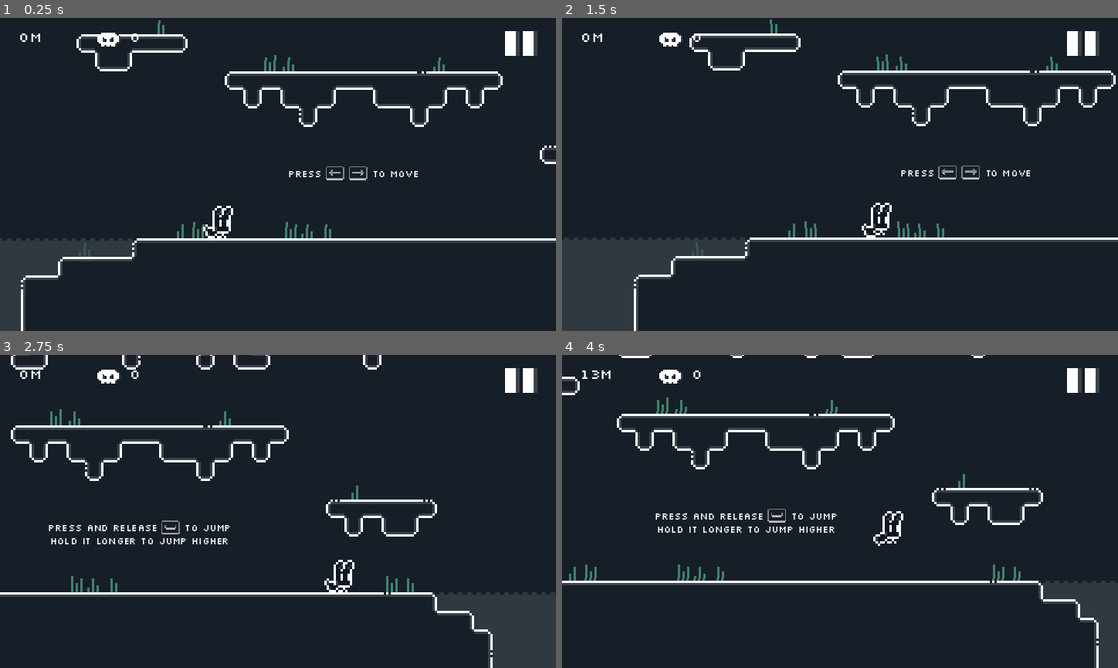
Above: before the commit, frames 1-4 (two rows, left to right).
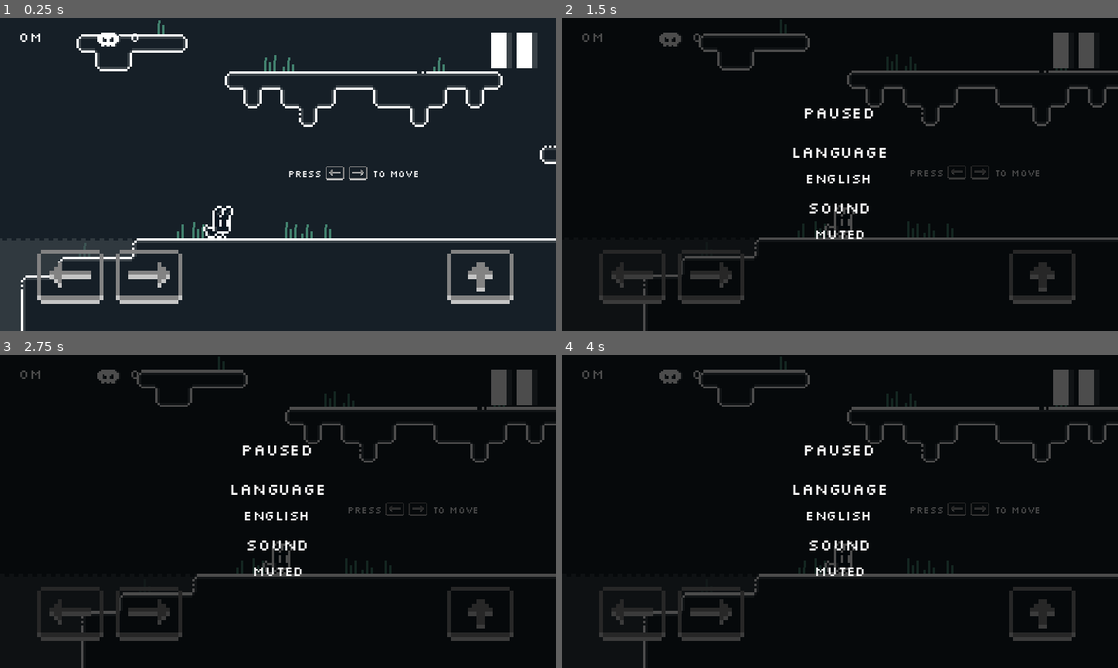
Above: after the commit, the same moments.

Repository: adityarahmanda/RabvantureGodot
Game: Godot game, scene res://Scenes/Game.tscn
The game is run twice, just before and just after one commit, with the same random seed, the same clock (stepped at 60 frames per second) and the same inputs.
Inputs (mouse positions are in pixels of both pictures, inside the frame that each line leads up to; where the layout moved, square brackets give the same spot in the first picture):
- Up to frame 1 (0.25 s): no input
- Up to frame 2 (1.5 s): click (1073, 49) [1084, 43] at 0.5 s; hold Right (ui_right) from 1.28 s (still down)
- Up to frame 3 (2.75 s): keep holding Right (ui_right); tap Space (ui_select) at 1.52, 2.27 s
- Up to frame 4 (4 s): release Right (ui_right) at 2.78 s; hold Left (ui_left) 2.78-3.53 s; hold Right (ui_right) from 3.53 s (still down); tap Space (ui_select) at 3.77 s

The runs differ from the first frame. In frame 1, 3.4% of the frame differs, in the area x 6-97%, y 4-92%; in frame 2, 96%, in the area x 0-100%, y 0-100%; in frame 3, 91%; in frame 4, 91%.

Commit message:
implement pause system

Diff:
--- a/Components/UI/MainCanvas.tscn
+++ b/Components/UI/MainCanvas.tscn
@@ -1,10 +1,28 @@
-[gd_scene load_steps=6 format=3 uid="uid://do70gvk84lf4u"]
+[gd_scene load_steps=12 format=3 uid="uid://do70gvk84lf4u"]
 
 [ext_resource type="Script" path="res://Scripts/_Core/GameUI.gd" id="1_8jltk"]
 [ext_resource type="Script" path="res://addons/safe_area_rect/safe_area_rect.gd" id="2_clctp"]
 [ext_resource type="Texture2D" uid="uid://ck25jqs26eslb" path="res://Sprites/Death_Icon.png" id="2_yaxwb"]
 [ext_resource type="Texture2D" uid="uid://dmx047q2aay1r" path="res://Sprites/Pause_Icon.png" id="3_af4s3"]
 [ext_resource type="PackedScene" uid="uid://uc1b4mri88y4" path="res://Components/UI/GameUIInput.tscn" id="4_wb8iq"]
+
+[sub_resource type="StyleBoxFlat" id="StyleBoxFlat_5g6l8"]
+bg_color = Color(0, 0, 0, 0.701961)
+
+[sub_resource type="LabelSettings" id="LabelSettings_60pf0"]
+font_size = 7
+
+[sub_resource type="LabelSettings" id="LabelSettings_dlk3k"]
+font_size = 7
+
+[sub_resource type="LabelSettings" id="LabelSettings_o5bk2"]
+font_size = 6
+
+[sub_resource type="LabelSettings" id="LabelSettings_jje6v"]
+font_size = 7
+
+[sub_resource type="LabelSettings" id="LabelSettings_2bw15"]
+font_size = 6
 
 [node name="MainCanvas" type="CanvasLayer"]
 script = ExtResource("1_8jltk")
@@ -18,6 +36,9 @@
 grow_vertical = 2
 size_flags_horizontal = 3
 script = ExtResource("2_clctp")
+
+[node name="GameUIInput" parent="SafeAreaRect" instance=ExtResource("4_wb8iq")]
+layout_mode = 1
 
 [node name="LeftTopContainer" type="HBoxContainer" parent="SafeAreaRect"]
 custom_minimum_size = Vector2(0, 8)
@@ -80,10 +101,99 @@
 
 [node name="PauseButton" type="TextureButton" parent="SafeAreaRect/RightTopContainer"]
 unique_name_in_owner = true
-custom_minimum_size = Vector2(14, 14)
+custom_minimum_size = Vector2(20, 20)
 layout_mode = 2
 texture_normal = ExtResource("3_af4s3")
-stretch_mode = 5
+stretch_mode = 4
 
-[node name="GameUIInput" parent="SafeAreaRect" instance=ExtResource("4_wb8iq")]
+[node name="PausePanel" type="Panel" parent="."]
+unique_name_in_owner = true
+visible = false
+anchors_preset = 15
+anchor_right = 1.0
+anchor_bottom = 1.0
+grow_horizontal = 2
+grow_vertical = 2
+theme_override_styles/panel = SubResource("StyleBoxFlat_5g6l8")
+
+[node name="Layout" type="Control" parent="PausePanel"]
 layout_mode = 1
+anchors_preset = 8
+anchor_left = 0.5
+anchor_top = 0.5
+anchor_right = 0.5
+anchor_bottom = 0.5
+offset_left = -50.0
+offset_top = -32.5
+offset_right = 50.0
+offset_bottom = 32.5
+grow_horizontal = 2
+grow_vertical = 2
+
+[node name="PauseLabel" type="Label" parent="PausePanel/Layout"]
+layout_mode = 1
+anchors_preset = 10
+anchor_right = 1.0
+offset_bottom = 13.0
+grow_horizontal = 2
+size_flags_vertical = 0
+theme_override_font_sizes/font_size = 6
+text = "Paused"
+label_settings = SubResource("LabelSettings_60pf0")
+horizontal_alignment = 1
+vertical_alignment = 1
+uppercase = true
+
+[node name="VBoxContainer" type="Control" parent="PausePanel/Layout"]
+layout_mode = 1
+anchors_preset = 10
+anchor_right = 1.0
+offset_top = 16.0
+offset_bottom = 66.0
+grow_horizontal = 2
+size_flags_vertical = 4
+
+[node name="LanguageLabel" type="Label" parent="PausePanel/Layout/VBoxContainer"]
+custom_minimum_size = Vector2(30, 0)
+layout_mode = 0
+offset_right = 100.0
+offset_bottom = 14.0
+text = "Language"
+label_settings = SubResource("LabelSettings_dlk3k")
+horizontal_alignment = 1
+vertical_alignment = 1
+
+[node name="LanguageValueLabel" type="Label" parent="PausePanel/Layout/VBoxContainer"]
+custom_minimum_size = Vector2(30, 0)
+layout_mode = 2
+offset_top = 12.0
+offset_right = 100.0
+offset_bottom = 24.0
+text = "English"
+label_settings = SubResource("LabelSettings_o5bk2")
+horizontal_alignment = 1
+vertical_alignment = 1
+
+[node name="SoundLabel" type="Label" parent="PausePanel/Layout/VBoxContainer"]
+custom_minimum_size = Vector2(30, 0)
+layout_mode = 2
+offset_top = 24.0
+offset_right = 100.0
+offset_bottom = 38.0
+text = "Sound"
+label_settings = SubResource("LabelSettings_jje6v")
+horizontal_alignment = 1
+vertical_alignment = 1
+
+[node name="SoundValueLabel" type="Label" parent="PausePanel/Layout/VBoxContainer"]
+custom_minimum_size = Vector2(30, 0)
+layout_mode = 0
+offset_top = 36.0
+offset_right = 100.0
+offset_bottom = 48.0
+text = "muted"
+label_settings = SubResource("LabelSettings_2bw15")
+horizontal_alignment = 1
+vertical_alignment = 1
+
+[connection signal="pressed" from="SafeAreaRect/RightTopContainer/PauseButton" to="." method="_on_pause_button_pressed"]
--- a/Scripts/Enemy/EnemyEntity.gd
+++ b/Scripts/Enemy/EnemyEntity.gd
@@ -5,7 +5,7 @@
 @export var sprite_2d : Sprite2D
 @export var is_facing_right := true
 
-func _physics_process(_delta):
+func on_physics_process(_delta) -> void:
 	handle_facing()
 
 func handle_facing() -> void:
--- a/Scripts/Enemy/States/FollowPathState.gd
+++ b/Scripts/Enemy/States/FollowPathState.gd
@@ -16,7 +16,7 @@
 func _exit_state() -> void:
 	set_physics_process(false)
 
-func _physics_process(_delta) -> void:
+func on_physics_process(_delta) -> void:
 	if (is_vertical):
 		if(actor.position.y <= simple_path_2d.end_pos.y):
 			actor.velocity.y = actor.speed
--- a/Scripts/FSM/State.gd
+++ b/Scripts/FSM/State.gd
@@ -1,5 +1,7 @@
 class_name State
 extends Node
+
+@onready var game_manager : GameManager = $"/root/Game"
 
 signal state_finished
 
@@ -8,3 +10,10 @@
 
 func _exit_state() -> void:
 	pass
+
+func _physics_process(delta) -> void:
+	if (game_manager.is_paused): return
+	on_physics_process(delta)
+
+func on_physics_process(_delta) -> void:
+	pass
--- a/Scripts/Player/PlayerEntity.gd
+++ b/Scripts/Player/PlayerEntity.gd
@@ -10,12 +10,11 @@
 @export var charge_jump_time := 1.0
 @export var jump_forgiveness := 0.2
 @export var spawn_transform : Node2D
+
 var spawn_position : Vector2
-
 var direction := 0.0
 var is_prepare_jump := false
 var is_jumping := false
-var is_dead := false
 var elapsed_charge_jump_time := 0.0
 var elapsed_jump_time := jump_forgiveness
 var jump_velocity := 0.0
@@ -41,8 +40,7 @@
 	visible = true
 	is_dead = false
 
-func _physics_process(delta) -> void:
-	if (is_dead): return
+func on_physics_process(delta) -> void:
 	handle_movement(delta)
 	handle_facing()
 	handle_collision()
--- a/Scripts/_Core/Entity.gd
+++ b/Scripts/_Core/Entity.gd
@@ -1,4 +1,16 @@
 extends CharacterBody2D
 class_name Entity
 
-@export var speed = 100.0
+@onready var game_manager : GameManager = $"/root/Game"
+@export var speed : float = 100.0
+
+var is_dead : bool = false
+
+func _physics_process(delta) -> void:
+	if (game_manager.is_paused): return
+	if (is_dead): return
+
+	on_physics_process(delta)
+
+func on_physics_process(_delta) -> void:
+	pass
--- a/Scripts/_Core/GameManager.gd
+++ b/Scripts/_Core/GameManager.gd
@@ -6,7 +6,10 @@
 @onready var main_canvas : GameUI = %Services/MainCanvas
 @onready var audio_manager : AudioManager = %Services/AudioManager
 
+var is_paused : bool = false
+
 func _ready() -> void:
+	process_mode = Node.PROCESS_MODE_PAUSABLE
 	SaveGame.load_json()
 	register_signal_callbacks()
 	set_locale()
@@ -15,13 +18,26 @@
 
 func _process(_delta) -> void:
 	handle_score()
+	handle_pause_input()
 
 func register_signal_callbacks() -> void:
 	player.on_dead.connect(on_player_die.bind())
+	main_canvas.pause_button.button_up.connect(on_toggle_paused.bind())
 
 func set_locale() -> void:
 	var locale = Global.locale if Global.locale == "" else OS.get_locale()
 	TranslationServer.set_locale(locale)
+
+func handle_pause_input() -> void:
+	if Input.is_action_just_released("ui_cancel"):
+		on_toggle_paused()
+
+func on_toggle_paused() -> void:
+	set_game_paused(!is_paused)
+
+func set_game_paused(is_true:bool) -> void:
+	main_canvas.show_pause_panel(is_true)
+	is_paused = is_true
 
 func on_player_die() -> void:
 	Global.death_count += 1
--- a/Scripts/_Core/GameUI.gd
+++ b/Scripts/_Core/GameUI.gd
@@ -3,19 +3,14 @@
 
 @onready var death_count_label : Label = %DeathCountLabel
 @onready var score_label : Label = %ScoreLabel
-@onready var pauseButton : TextureButton = %PauseButton
-
-func _ready() -> void:
-	assign_button_callbacks()
+@onready var pause_button : TextureButton = %PauseButton
+@onready var pause_panel : Panel = %PausePanel
 
 func refresh_ui() -> void:
 	death_count_label.text = str(Global.death_count)
 
-func assign_button_callbacks() -> void:
-	pauseButton.button_up.connect(on_pressed_pause_button.bind())
-
-func on_pressed_pause_button() -> void:
-	pass
+func show_pause_panel(is_show:bool):
+	pause_panel.visible = is_show
 
 func set_score(score : int) -> void:
 	if (score > 1000):
--- a/project.godot
+++ b/project.godot
@@ -87,6 +87,10 @@
 ]
 }
 
+[input_devices]
+
+pointing/emulate_touch_from_mouse=true
+
 [internationalization]
 
 locale/translations=PackedStringArray("res://Localization/localization.en.translation", "res://Localization/localization.id.translation")
